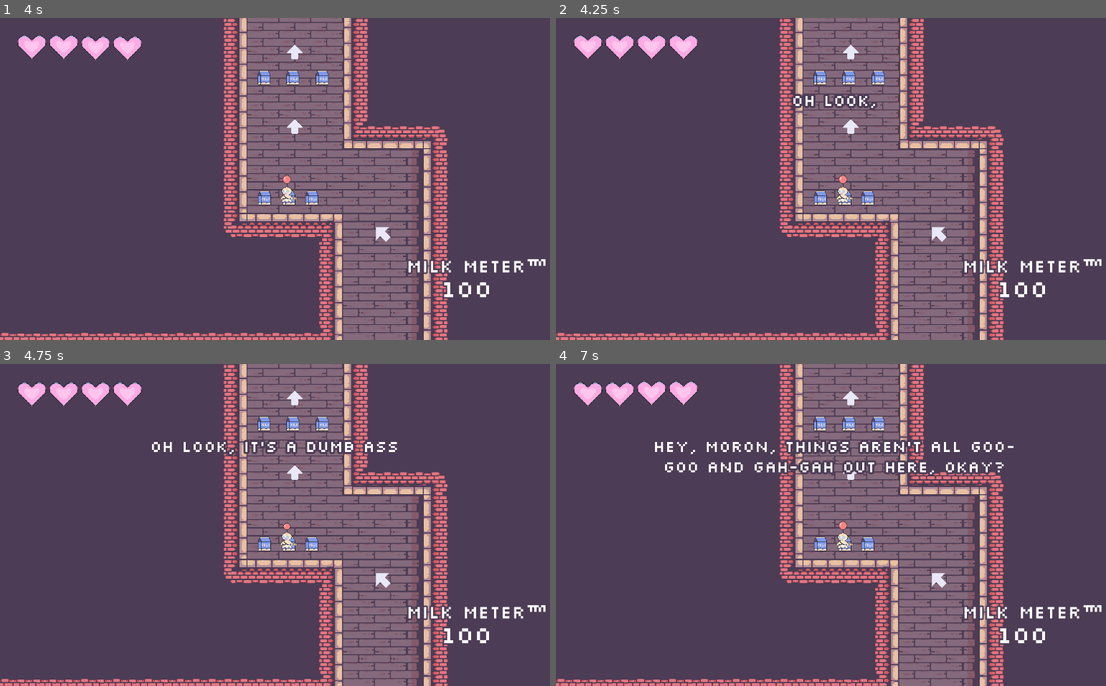
Above: before the commit, frames 1-4 (two rows, left to right).
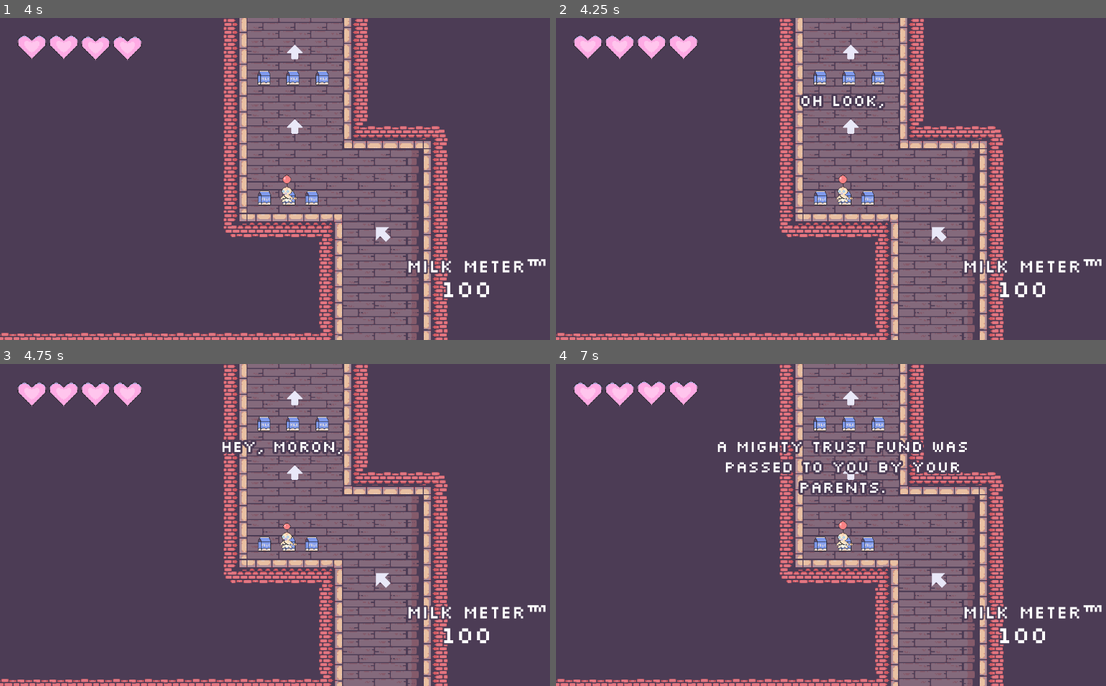
Above: after the commit, the same moments.

Repository: duncwilliams/trust-fund-baby
Game: Godot game, scene res://scenes/main.tscn
Same seed, same stepped clock (60 frames per second), same inputs: the game is played once before the commit and once after it.
Inputs (mouse positions are in pixels of both pictures, inside the frame that each line leads up to):
- Up to frame 1 (4 s): tap Enter at 0.5 s; move the mouse to (412, 162) at 0.52 s; press the mouse at (412, 162) at 0.53 s; hold D (crawl_right) 0.53-2.03 s; tap R (restart) at 1.25, 2, 2.75 s; move the mouse to (170, 195) at 1.27 s; release the mouse at (170, 195) at 1.28 s; click (170, 195) at 1.35 s; move the mouse to (346, 108) at 2.02 s; press the mouse at (346, 108) at 2.03 s; hold A (crawl_left) 2.03-2.78 s; move the mouse to (258, 243) at 2.77 s; release the mouse at (258, 243) at 2.78 s; hold D (crawl_right) from 2.78 s (still down); click (258, 243) at 2.85 s; move the mouse to (456, 227) at 3.52 s; press the mouse at (456, 227) at 3.53 s
- Up to frame 2 (4.25 s): keep holding D (crawl_right)
- Up to frame 3 (4.75 s): move the mouse to (115, 476) at 4.27 s; release D (crawl_right) at 4.28 s; release the mouse at (115, 476) at 4.28 s; hold A (crawl_left) from 4.28 s (still down); click (115, 476) at 4.35 s
- Up to frame 4 (7 s): move the mouse to (869, 525) at 5.02 s; release A (crawl_left) at 5.03 s; press the mouse at (869, 525) at 5.03 s; hold D (crawl_right) 5.03-5.78 s; move the mouse to (759, 444) at 5.77 s; release the mouse at (759, 444) at 5.78 s; hold A (crawl_left) from 5.78 s (still down); click (759, 444) at 5.85 s; move the mouse to (968, 508) at 6.52 s; press the mouse at (968, 508) at 6.53 s

Frame 1 is identical in both runs. In frame 2, 0.5% of the frame differs, in the area x 42-60%, y 23-29%; in frame 3, 0.9%; in frame 4, 3.1%, in the area x 17-84%, y 23-41%.

Commit message:
press any input to advance dialogue prompt

Diff:
--- a/scenes/dialogue_controller.tscn
+++ b/scenes/dialogue_controller.tscn
@@ -24,9 +24,9 @@
 anchor_top = 0.5
 anchor_right = 0.5
 anchor_bottom = 0.5
-offset_left = -388.0
+offset_left = -330.75
 offset_top = -180.0
-offset_right = 354.0
+offset_right = 330.75
 offset_bottom = 62.0
 grow_horizontal = 2
 grow_vertical = 2
@@ -36,3 +36,16 @@
 theme_override_font_sizes/normal_font_size = 32
 text = "you stupid little baby I will destroy you!"
 horizontal_alignment = 1
+
+[node name="AdvanceDialogueLabel" type="Label" parent="." unique_id=2136933877]
+visible = false
+layout_mode = 1
+anchors_preset = 5
+anchor_left = 0.5
+anchor_right = 0.5
+offset_left = -193.0
+offset_top = 200.0
+offset_right = 193.0
+offset_bottom = 221.0
+grow_horizontal = 2
+text = "press any input to advance dialogue"
--- a/scenes/hud.tscn
+++ b/scenes/hud.tscn
@@ -793,6 +793,7 @@
 
 [node name="DefeatRespawnPrompt" type="Label" parent="." unique_id=1371290782]
 unique_name_in_owner = true
+visible = false
 anchors_preset = 8
 anchor_left = 0.5
 anchor_top = 0.5
--- a/scripts/dialogue_controller.gd
+++ b/scripts/dialogue_controller.gd
@@ -4,6 +4,9 @@
 
 @export var playtesting: bool = false
 @onready var dialogue_text_label: RichTextLabel = %DialogueTextLabel
+var listening_for_input: bool = false
+var current_tween: Tween
+var advance_prompt_timer: SceneTreeTimer
 var intro_lines: Array[String] = [
 	"Oh look, it's a dumb ass baby.",
 	"Hey, moron, things aren’t all goo-goo and gah-gah out here, okay?",
@@ -64,6 +67,11 @@
 
 
 func play_lines():
+	visible = true
+
+	#start listening for inputs
+	listening_for_input = true
+
 	# shorten all dialogue if playtesting
 	if playtesting:
 		current_lines = ["playtesting"]
@@ -79,17 +87,37 @@
 	dialogue_text_label.visible_ratio = 0.0
 	still_typing = true
 
-	var tween := create_tween()
-	tween.tween_property(dialogue_text_label, "visible_ratio", 1.0, current_lines[index].length() * 0.03)
-	tween.finished.connect(func(): still_typing = false)
+	current_tween = create_tween()
+	current_tween.tween_property(dialogue_text_label, "visible_ratio", 1.0, current_lines[index].length() * 0.03)
+	current_tween.finished.connect(line_is_fully_typed)
+
+
+func line_is_fully_typed() -> void:
+	still_typing = false
+	advance_prompt_timer = get_tree().create_timer(3.0)
+	advance_prompt_timer.timeout.connect(prompt_timer_timed_out)
+
+func prompt_timer_timed_out() -> void:
+	$AdvanceDialogueLabel.visible = true
 
 
 func _unhandled_input(event: InputEvent) -> void:
-	if event.is_action_pressed("advance_dialogue") and not still_typing:
-		line_index += 1
-		if line_index < current_lines.size():
-			display_next_line(line_index)
+	if event.is_pressed() and not event is InputEventMouseMotion and listening_for_input:
+		if (advance_prompt_timer != null):
+			advance_prompt_timer.timeout.disconnect(prompt_timer_timed_out)
+		$AdvanceDialogueLabel.visible = false
+		if still_typing:
+			current_tween.kill()
+			dialogue_text_label.visible_ratio = 1.0
+			line_is_fully_typed()
 		else:
-			get_tree().paused = false
-			visible = false
-			dialogue_finished.emit(current_dialogue_title)
+			line_index += 1
+			if line_index < current_lines.size():
+				display_next_line(line_index)
+			else:
+				get_tree().paused = false
+				visible = false
+				dialogue_finished.emit(current_dialogue_title)
+				#stop listening for inputs
+				listening_for_input = false
+				visible = false
--- a/scripts/main.gd
+++ b/scripts/main.gd
@@ -49,8 +49,6 @@
 
 
 func _on_hud_dialogue_finished(dialogue_title: String) -> void:
-	print("dialogue finished ", dialogue_title)
-
 	if dialogue_title == "intro":
 		$Map/Friend/AnimatedSprite2D.play("point")
 		GameState.intro_played = true
Not shown, added: scenes/dialogue_controller.tscn127756966568.tmp
